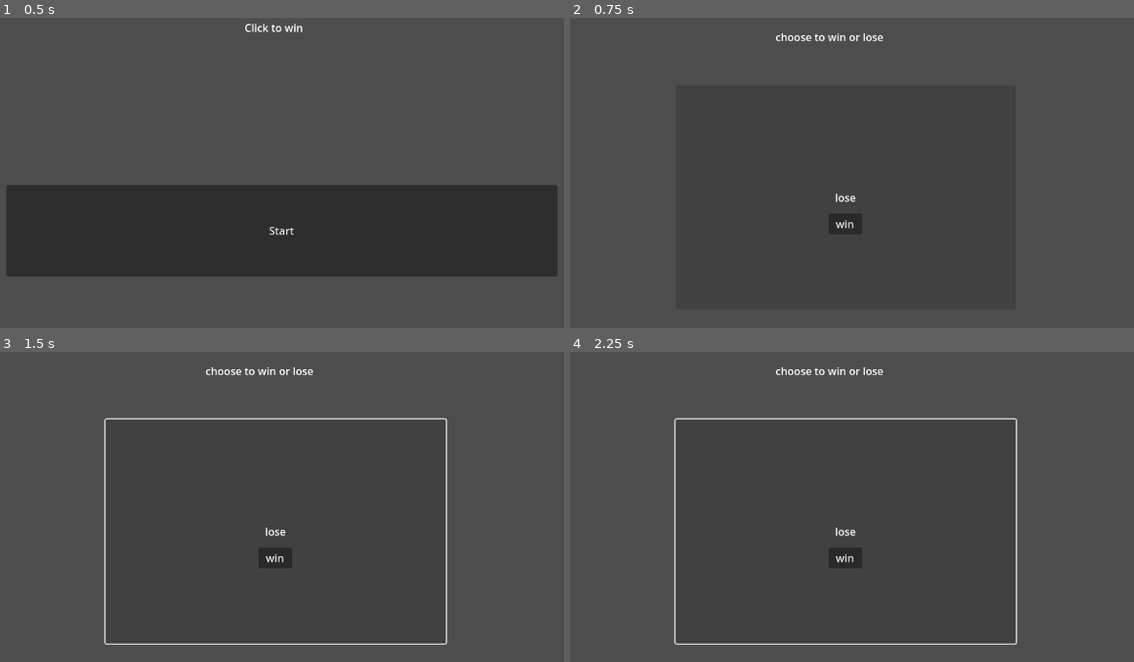
Above: before the commit, frames 1-4 (two rows, left to right).
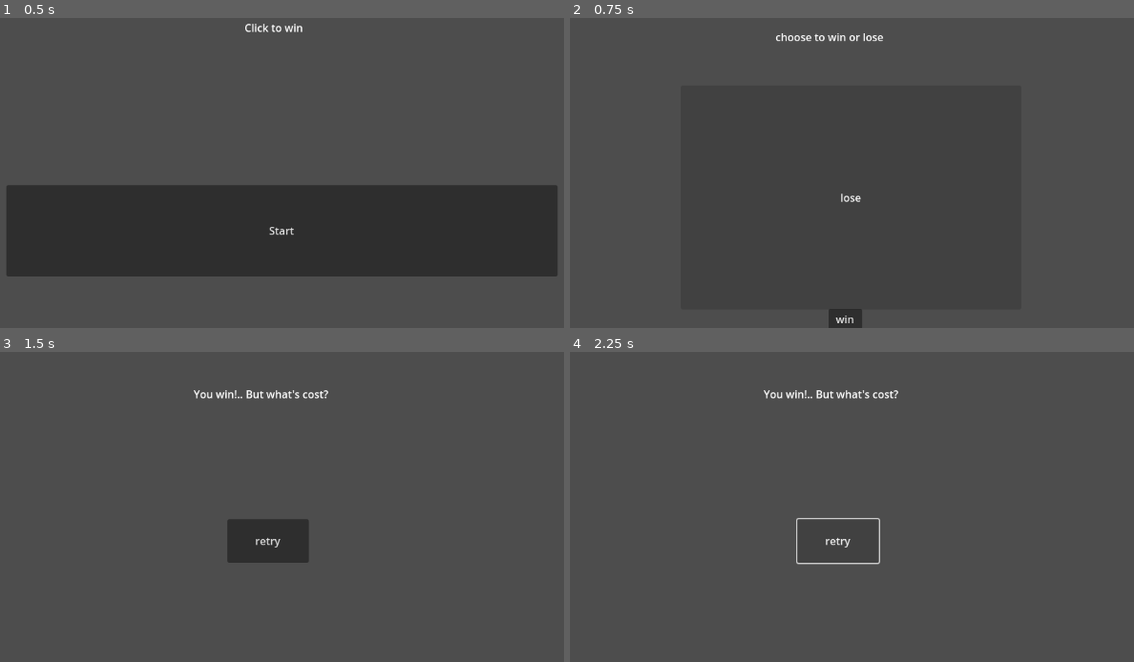
Above: after the commit, the same moments.

Repository: FlameFox666/screen_changer
Game: Godot game, scene res://startscreen.tscn
Two runs of this game, one before a commit and one after it. Both use one fixed random seed, a clock stepped at 60 frames per second and the inputs below.
Inputs (mouse positions are in pixels of both pictures, inside the frame that each line leads up to):
- Up to frame 1 (0.5 s): no input
- Up to frame 2 (0.75 s): click "Start" at 0.5 s
- Up to frame 3 (1.5 s): click "win" at 1.25 s
- Up to frame 4 (2.25 s): click (840, 541) at 2 s, where only the run after the commit has a clickable "retry"

Frame 1 is identical in both runs. In frame 2, 0.5% of the frame differs, in the area x 45-52%, y 56-100%; in frame 3, 2.1%; in frame 4, 2.3%, in the area x 18-80%, y 4-95%.

Commit message:
game logic

Diff:
--- /dev/null
+++ b/gamescreen.gd
@@ -0,0 +1,8 @@
+extends Node2D
+
+func _on_lose_button_down() -> void:
+	get_tree().change_scene_to_file("res://losescreen.tscn")
+
+
+func _on_win_button_down() -> void:
+		get_tree().change_scene_to_file("res://winscreen.tscn")
--- a/gamescreen.tscn
+++ b/gamescreen.tscn
@@ -1,6 +1,9 @@
-[gd_scene format=3 uid="uid://cl6lmnwrsnh63"]
+[gd_scene load_steps=2 format=3 uid="uid://cl6lmnwrsnh63"]
+
+[ext_resource type="Script" uid="uid://4yntxjjsibn4" path="res://gamescreen.gd" id="1_igufd"]
 
 [node name="Node4D" type="Node2D"]
+script = ExtResource("1_igufd")
 
 [node name="Label" type="Label" parent="."]
 offset_left = 485.0
@@ -11,16 +14,19 @@
 
 [node name="win" type="Button" parent="."]
 offset_left = 565.0
-offset_top = 475.0
+offset_top = 619.0
 offset_right = 616.0
-offset_bottom = 506.0
+offset_bottom = 650.0
 text = "win"
 
 [node name="lose" type="Button" parent="."]
 z_index = -3
-offset_left = 334.0
+offset_left = 342.0
 offset_top = 281.0
-offset_right = 848.0
+offset_right = 856.0
 offset_bottom = 620.0
 text = "lose
 "
+
+[connection signal="button_down" from="win" to="." method="_on_win_button_down"]
+[connection signal="button_down" from="lose" to="." method="_on_lose_button_down"]
--- /dev/null
+++ b/losescreen.tscn
@@ -0,0 +1,18 @@
+[gd_scene format=3 uid="uid://sjvetd07376j"]
+
+[node name="lose" type="Node2D"]
+
+[node name="Label" type="Label" parent="."]
+offset_left = 584.0
+offset_top = 197.0
+offset_right = 624.0
+offset_bottom = 220.0
+text = "lol"
+
+[node name="Button" type="Button" parent="."]
+offset_left = 426.0
+offset_top = 341.0
+offset_right = 780.0
+offset_bottom = 475.0
+text = "retry
+"
--- /dev/null
+++ b/winscreen.tscn
@@ -0,0 +1,18 @@
+[gd_scene format=3 uid="uid://dimub01iiryjd"]
+
+[node name="win" type="Node2D"]
+
+[node name="Button" type="Button" parent="."]
+offset_left = 518.0
+offset_top = 432.0
+offset_right = 641.0
+offset_bottom = 498.0
+text = "retry
+"
+
+[node name="Label" type="Label" parent="."]
+offset_left = 467.0
+offset_top = 231.0
+offset_right = 681.0
+offset_bottom = 285.0
+text = "You win!.. But what's cost?"
Not shown, added: gamescreen.gd.uid
